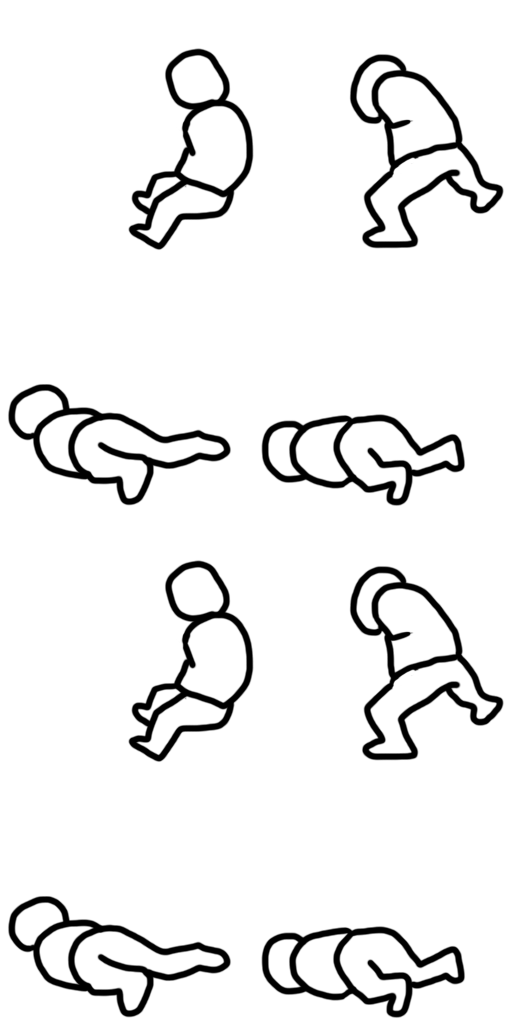
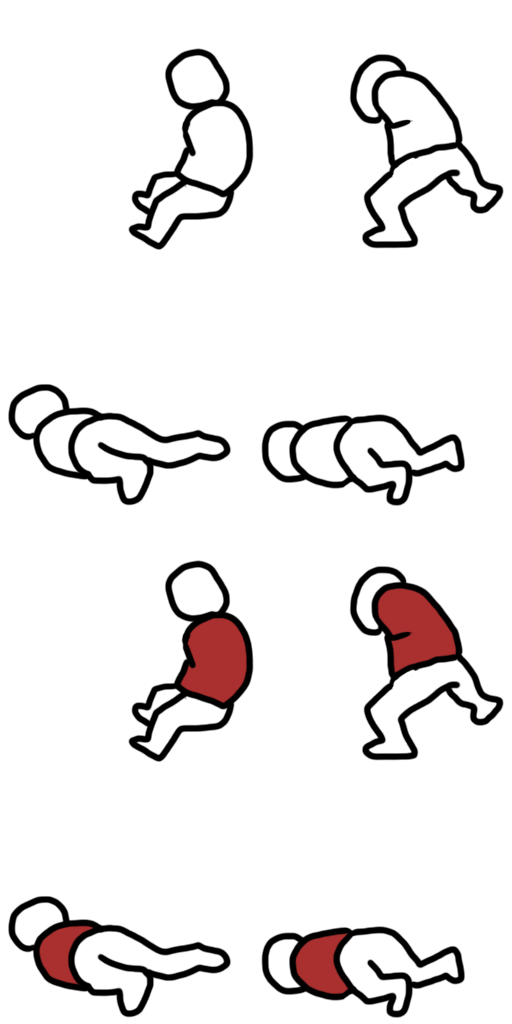
Layers edited between the first and the second 512×1024 image:
painted on "Layer 10 copy" over [39, 587, 457, 995]
